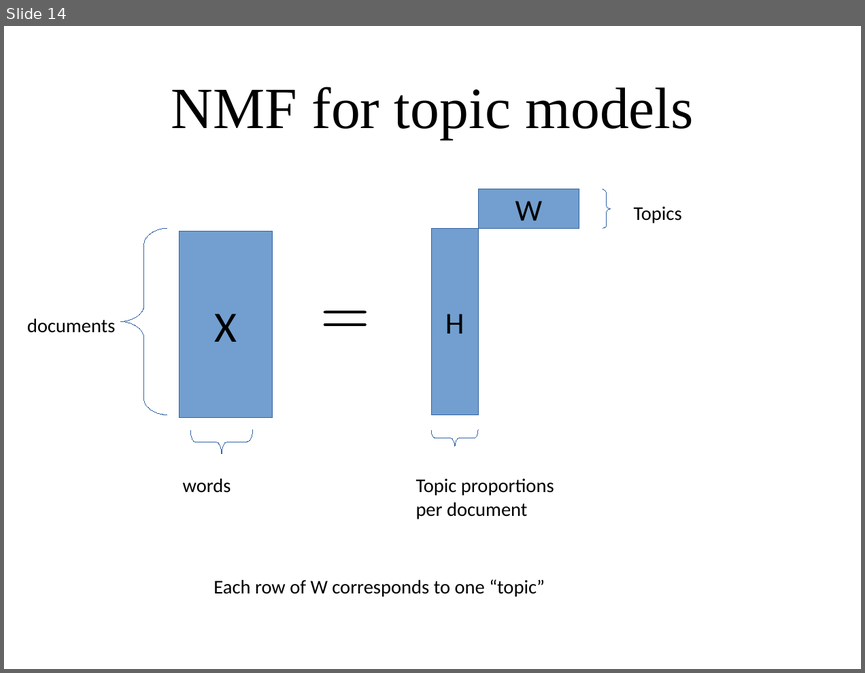
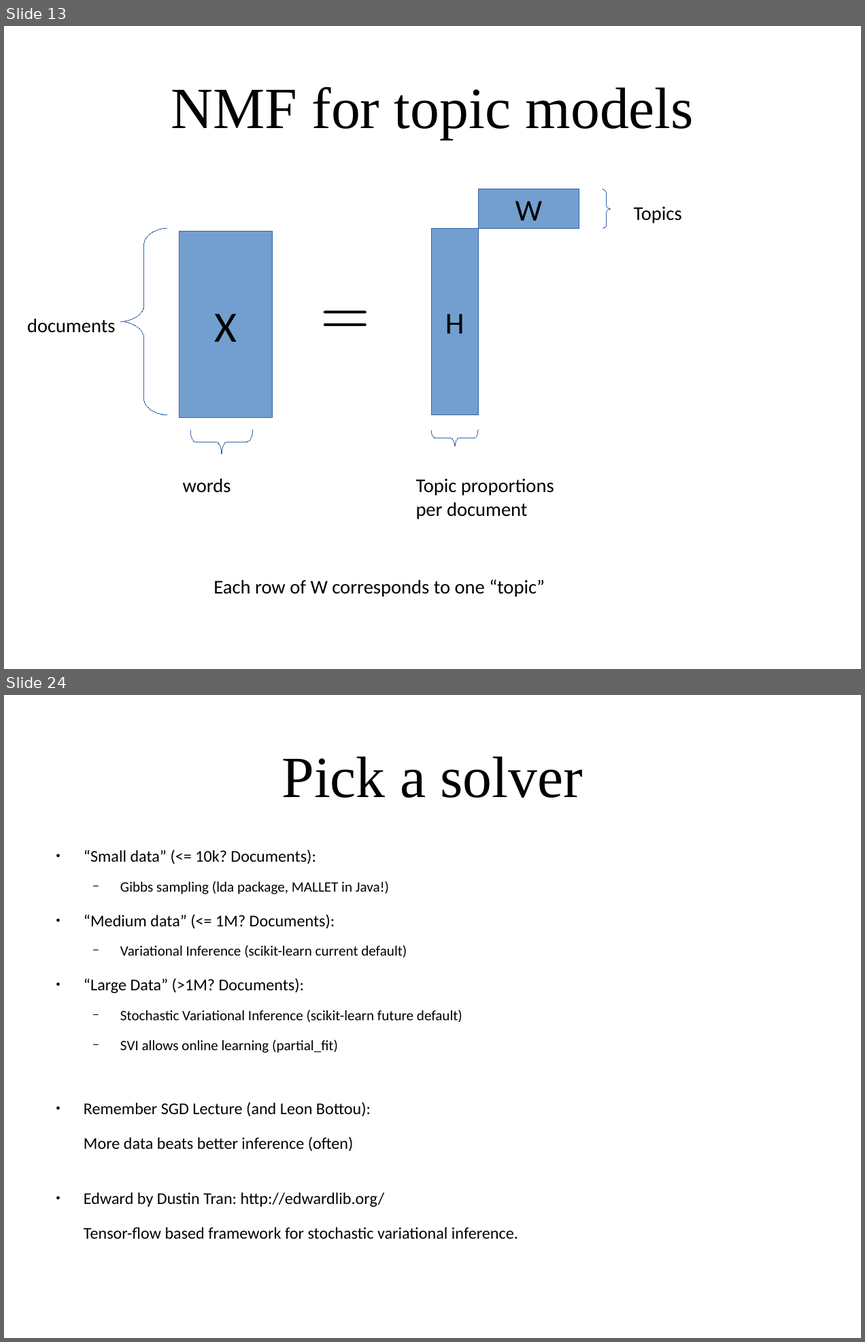
Before and after one commit to amueller/applied_ml_spring_2017, a slide deck: slides/aml-20-040517.odp. Shown one above the other, each under a label of ours: slide 14 before the commit, slides 13 and 24 after it; the slides between them are not shown. The pictures are 865x673 and 865x1342 pixels, drawn with LibreOffice and Linux fonts; fonts in the diff are those of the drawing. Boxes give left, top, right and bottom in pixels: in the first picture for what was removed or moved away, otherwise in the second. Text is boxed around its words. In the diff, an @@ line names an element or a change of style, - is before the commit and + after.

```diff
--- a/slides/aml-20-040517.odp
+++ b/slides/aml-20-040517.odp
@@ slide 24 added at [4,695,861,1338], background #FFFFFF @@
@@ title added at [282,756,583,798], 54 pt, text #000000 @@
+Pick a solver
@@ text added at [84,849,518,1238], 15.2 pt, text #000000 @@
+● “Small data” (<= 10k? Documents):
+  − Gibbs sampling (lda package, MALLET in Java!)
+● “Medium data” (<= 1M? Documents):
+  − Variational Inference (scikit-learn current default)
+● “Large Data” (>1M? Documents):
+  − Stochastic Variational Inference (scikit-learn future default)
+  − SVI allows online learning (partial_fit)
+● Remember SGD Lecture (and Leon Bottou):
+More data beats better inference (often)
+● Edward by Dustin Tran: http://edwardlib.org/
+Tensor-flow based framework for stochastic variational inference.
@@ what was slide 14 is now slide 13 @@
```
Also in this commit, not shown: 2 slides changed, 14 other slides added, 1 slide removed, 1 other file.
